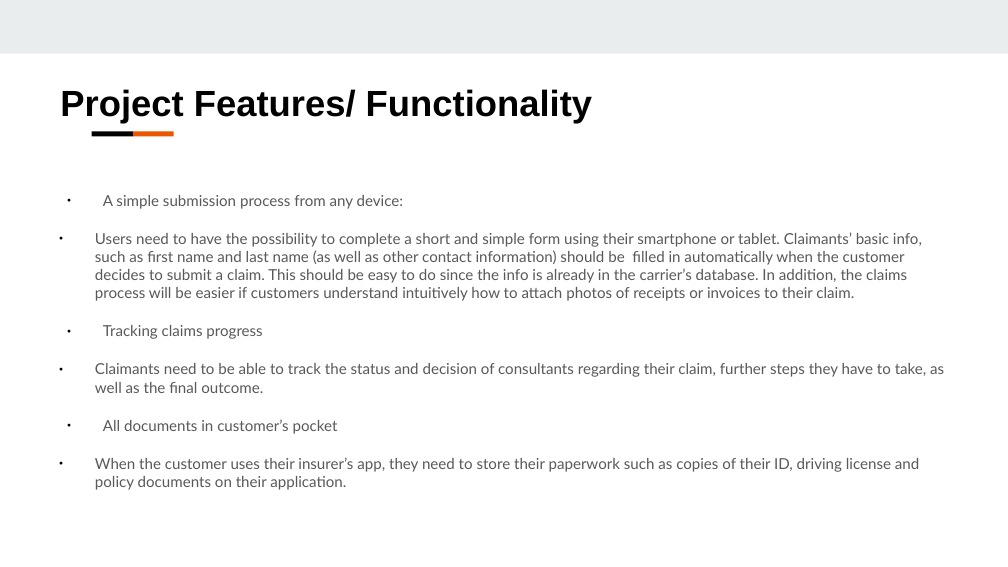
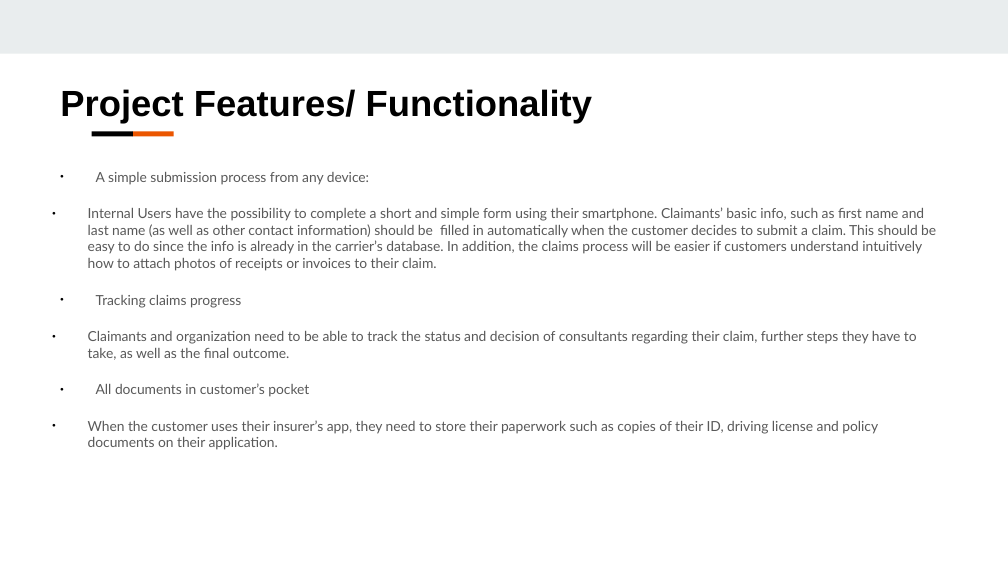
Before and after one commit to DollyKM/Work, a slide deck: slide 5 of Claim Management Portal.pptx. Drawn at 1008x567 pixels with LibreOffice and Linux fonts; fonts in the diff are those of the drawing. Boxes give left, top, right and bottom in pixels: in the first picture for what was removed or moved away, otherwise in the second. Text is boxed around its words. In the diff, an @@ line names an element or a change of style, - is before the commit and + after.

Commit message:
PPT 1 Claim manangement portal

```diff
--- a/Claim Management Portal.pptx
+++ b/Claim Management Portal.pptx
@@ text "A simple submission process from ..." moved from (x1=95, y1=232, x2=944, y2=490) to (x1=88, y1=207, x2=936, y2=450) @@
@@ text at (x1=88, y1=207, x2=936, y2=271): text changed; size 10.8 to 9.9 pt @@
-● Users need to have the possibility to complete a short and simple form using their smartphone or tablet. Claimants’ basic info, such as first name and last name (as well as other contact information) should be filled in automatically when the customer decides to submit a claim. This should be easy to do since the info is already in the carrier’s database. In addition, the claims process will be easier if customers understand intuitively how to attach photos of receipts or invoices to their claim.
+● Internal Users have the possibility to complete a short and simple form using their smartphone. Claimants’ basic info, such as first name and last name (as well as other contact information) should be filled in automatically when the customer decides to submit a claim. This should be easy to do since the info is already in the carrier’s database. In addition, the claims process will be easier if customers understand intuitively how to attach photos of receipts or invoices to their claim.
@@ text at (x1=88, y1=295, x2=878, y2=450): size 10.8 to 9.9 pt in "A simple submission process from any device:", "Tracking claims progress", "All documents in customer’s pocket", "When the customer uses their insurer’s app, ..." @@
@@ text at (x1=88, y1=331, x2=917, y2=360): text changed; size 10.8 to 9.9 pt @@
-● Claimants need to be able to track the status and decision of consultants regarding their claim, further steps they have to take, as well as the final outcome.
+● Claimants and organization need to be able to track the status and decision of consultants regarding their claim, further steps they have to take, as well as the final outcome.
```
Also in this commit, not shown: 3 other slides changed, 1 slide added.
